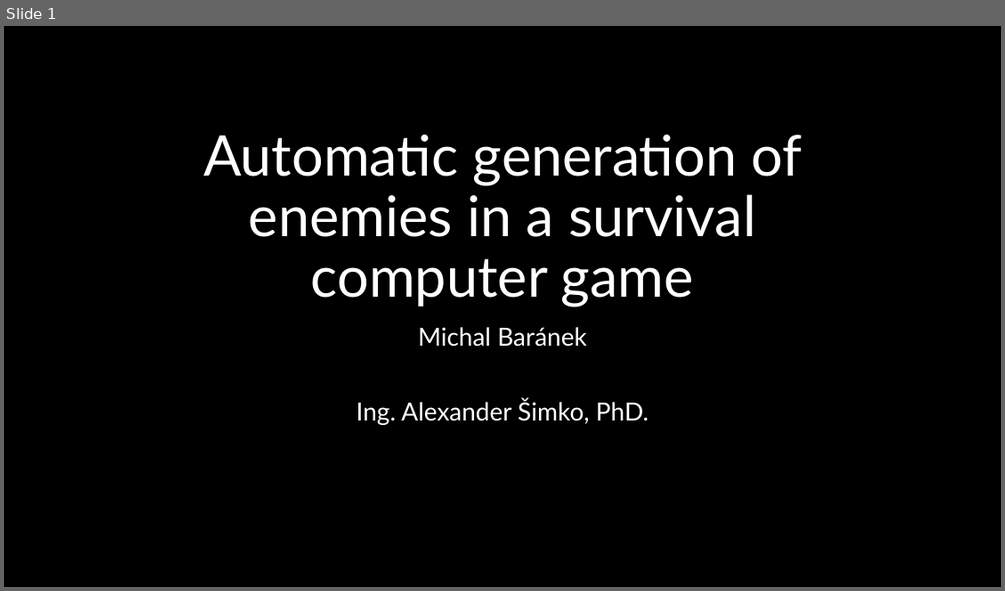
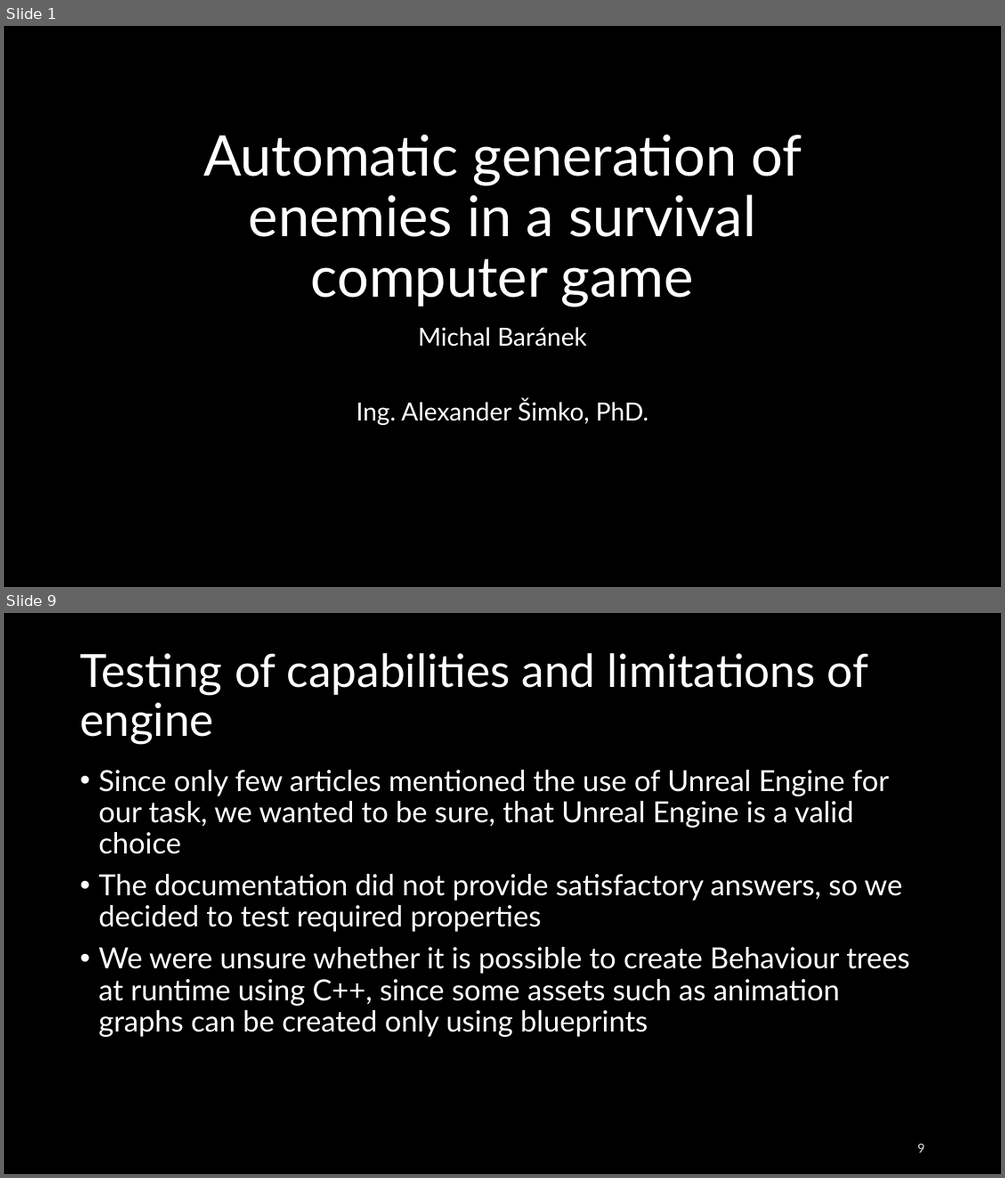
Before and after one commit to Raamxie/BGEN, a slide deck: Automatic generation of enemies in a survival computer.pptx. Shown one above the other, each under a label of ours: slide 1 before the commit, slides 1 and 9 after it; the slides between them are not shown. The pictures are 1005x591 and 1005x1178 pixels, drawn with LibreOffice and Linux fonts; fonts in the diff are those of the drawing. Boxes give left, top, right and bottom in pixels: in the first picture for what was removed or moved away, otherwise in the second. Text is boxed around its words. In the diff, an @@ line names an element or a change of style, - is before the commit and + after.

```diff
--- a/Automatic generation of enemies in a survival computer.pptx
+++ b/Automatic generation of enemies in a survival computer.pptx
@@ slide 9 added at (4, 613, 1001, 1174), background #000000 @@
@@ title added at (80, 653, 869, 745), 44 pt, text #FFFFFF @@
+Testing of capabilities and limitations of engine
@@ text added at (98, 770, 909, 1037), 28 pt, text #FFFFFF @@
+• Since only few articles mentioned the use of Unreal Engine for our task, we wanted to be sure, that Unreal Engine is a valid choice
+• The documentation did not provide satisfactory answers, so we decided to test required properties
+• We were unsure whether it is possible to create Behaviour trees at runtime using C++, since some assets such as animation graphs can be created only using blueprints
@@ page number added at (917, 1143, 924, 1152), 12 pt, text #EAEAEA @@
+9
```
Also in this commit, not shown: 6 slides changed, 5 other slides added, 1 slide removed, 9 other files.
